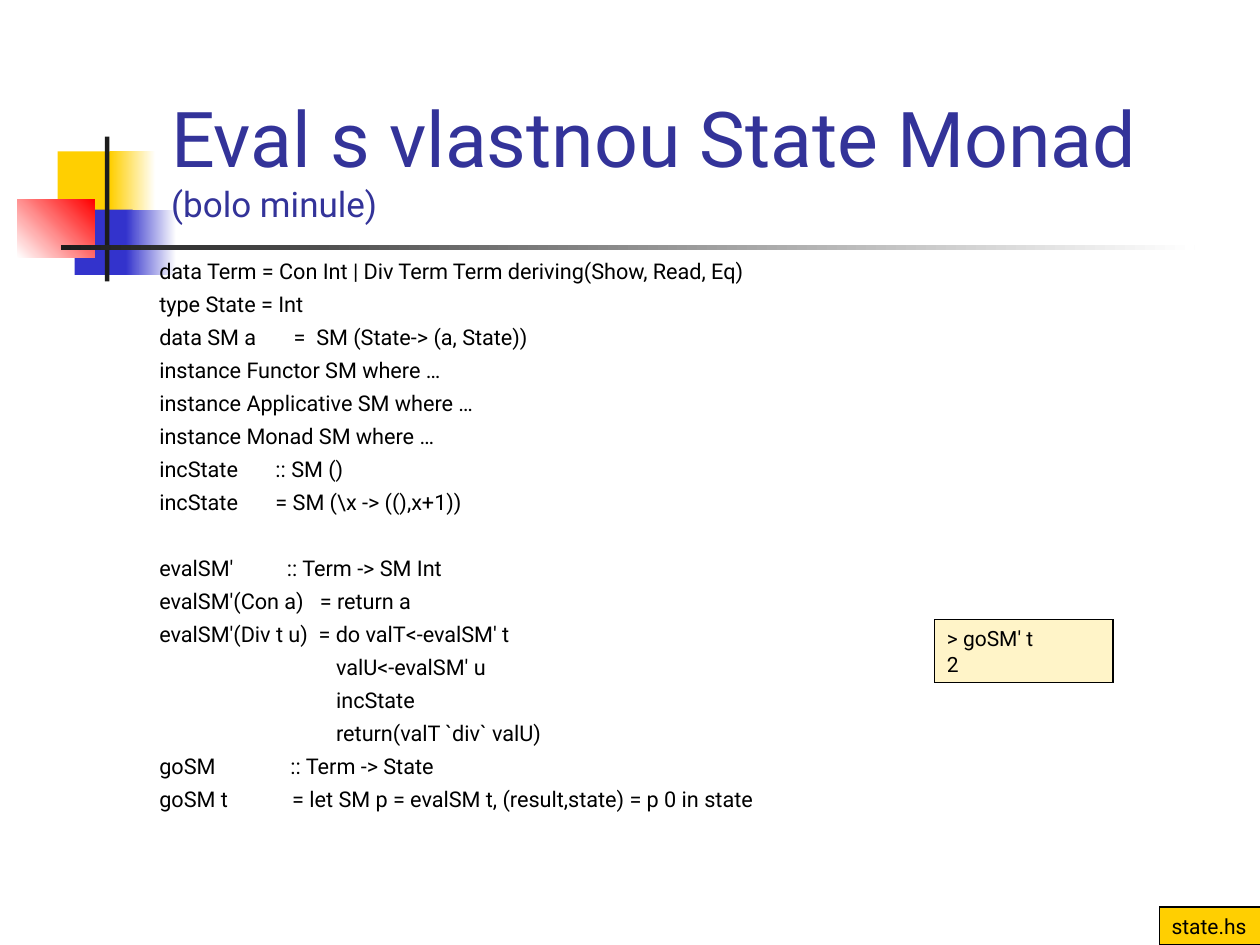
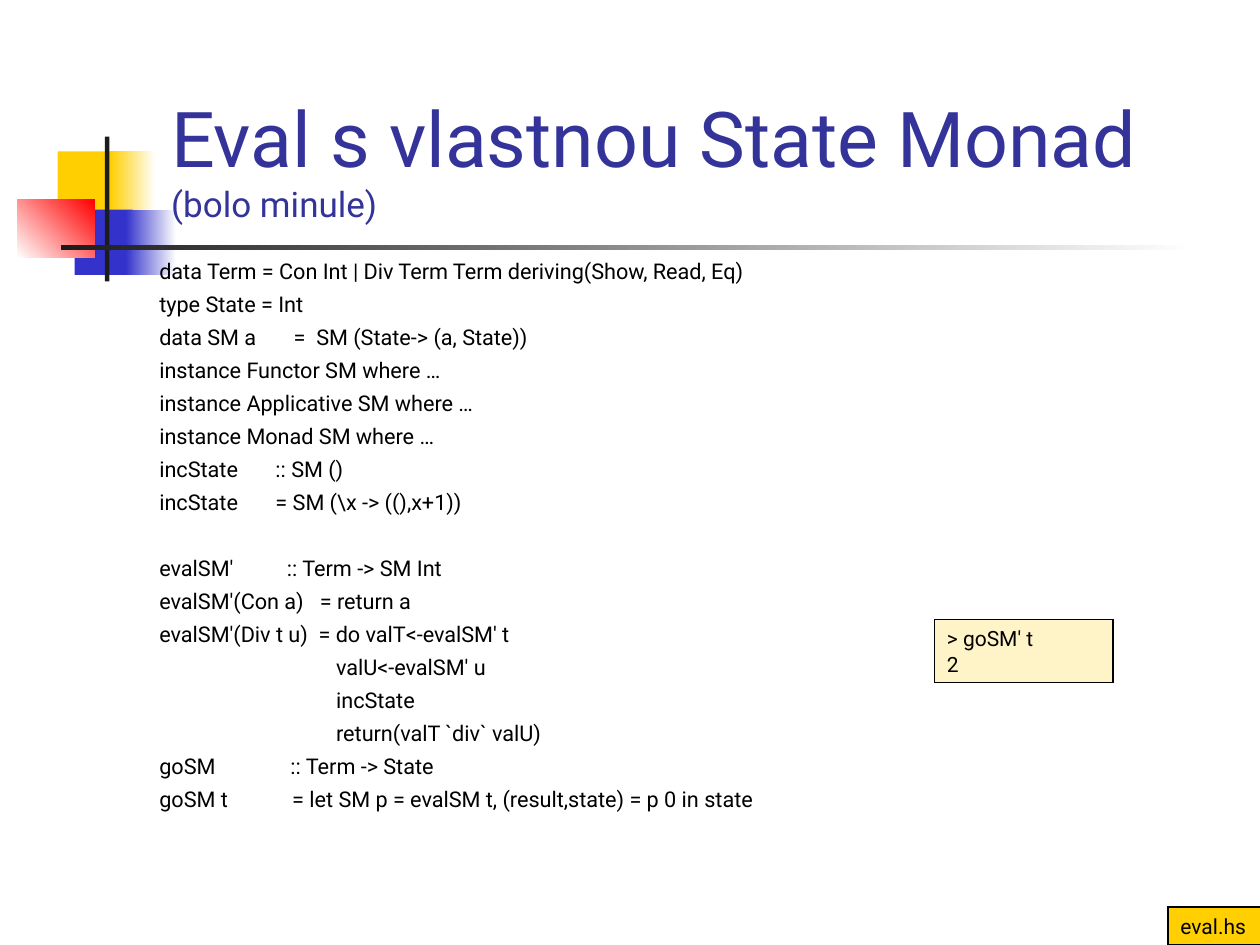
Before and after one commit to Funkcionalne/Prednasky, a slide deck: slide 22 of 13/13_fpro.ppt. Drawn at 1260x945 pixels with LibreOffice and Linux fonts; fonts in the diff are those of the drawing. Boxes give left, top, right and bottom in pixels: in the first picture for what was removed or moved away, otherwise in the second. Text is boxed around its words. In the diff, an @@ line names an element or a change of style, - is before the commit and + after.

```diff
--- a/13/13_fpro.ppt
+++ b/13/13_fpro.ppt
@@ rectangle "eval.hs": place and size @@
-rectangle "eval.hs" at [1159,907,1260,945]
+rectangle "eval.hs" at [1168,907,1260,945]
@@ text in rectangle at [1180,918,1245,935]: text changed @@
-state.hs
+eval.hs
```
Also in this commit, not shown: 8 other slides changed, 5 other files.
